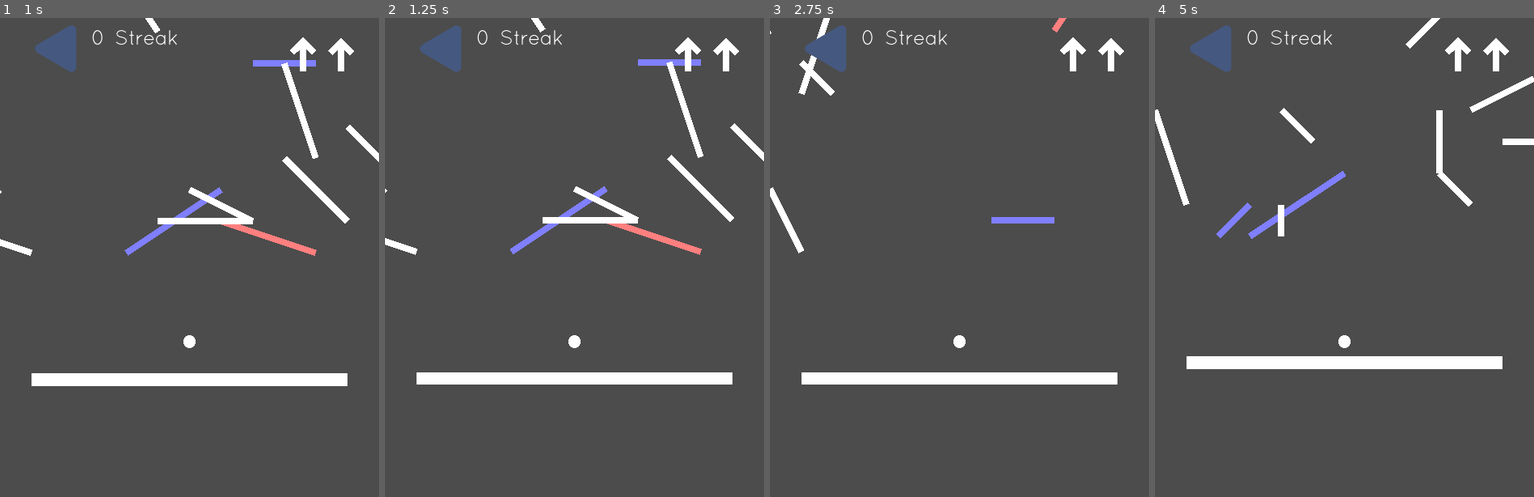
Above: before the commit, frames 1-4 (left to right).
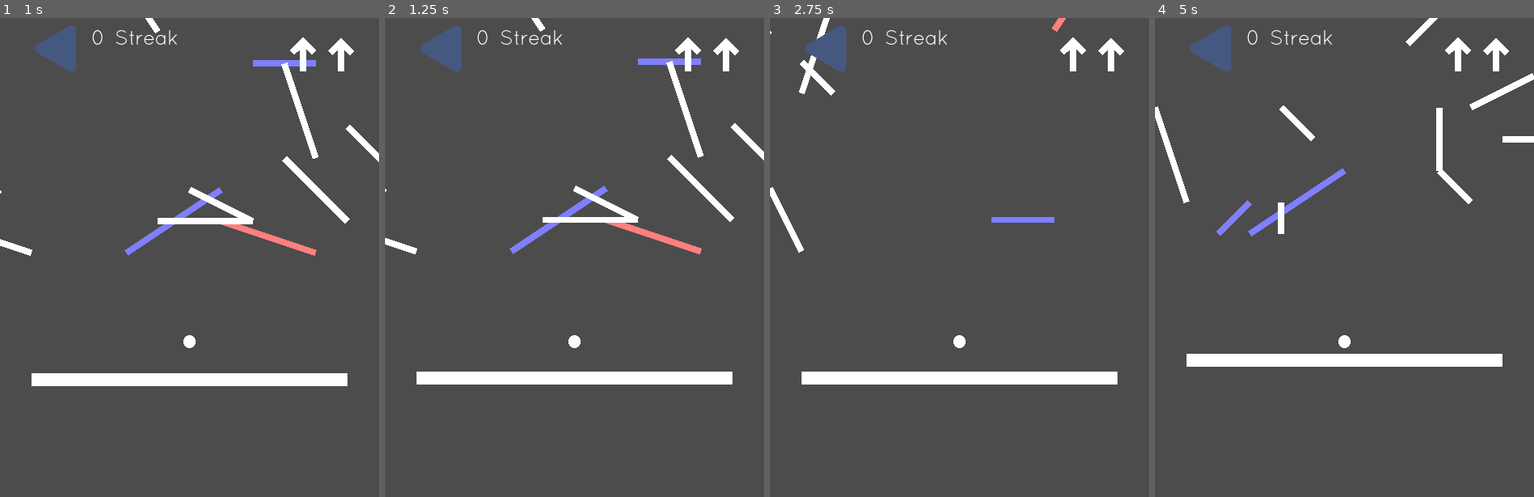
Above: after the commit, the same moments.

Repository: manglemix/Bola
Game: Godot game, scene res://levels/main_menu.tscn
Same seed, same stepped clock (60 frames per second), same inputs: the game is played once before the commit and once after it.
Inputs (mouse positions are in pixels of both pictures, inside the frame that each line leads up to):
- Up to frame 1 (1 s): click "PLAY" at 0.5 s
- Up to frame 2 (1.25 s): no input
- Up to frame 3 (2.75 s): click (826, 46) at 1.25 s; click "PLAY" at 2 s
- Up to frame 4 (5 s): move the mouse to (1427, 310) at 2.77 s; click (1427, 310) at 2.92 s; click (1427, 310) at 3.02 s; drag from (1268, 372) to (1325, 473) at 3.52 s; tap Enter at 4.25 s; move the mouse to (1382, 200) at 4.27 s; click (1382, 200) at 4.42 s

Frame 1 is identical in both runs. In frame 2, 0.4% of the frame differs, in the area x 0-100%, y 0-74%; in frame 3, 0.2%; in frame 4, 1.9%.

Commit message:
improved friction

Diff:
--- a/agents/bouncy_ball.gd
+++ b/agents/bouncy_ball.gd
@@ -4,7 +4,6 @@
 
 const MAX_COLLISIONS := 5
 const MAX_SPEED := 1500.0
-const BOUNCE_RESET_SPEED := 20.0
 
 signal not_landed(angle)
 signal landed
@@ -23,7 +22,7 @@
 export var bounce_modifier := 0.6
 export var drag_modifier := 0.00001
 export var mass := 1.0
-export var friction_decel := 300.0
+export var friction_decel := 500.0
 
 var jumping := false
 var jumping_vec: Vector2
@@ -111,24 +110,9 @@
 			bounce_vec *= factor
 			cancel_vec *= factor
 
-			if bounce_vec.length() <= BOUNCE_RESET_SPEED:
-				bounce_vec = Vector2.ZERO
-
 			result.collider.apply_impulse(result.position - result.collider.global_position, (cancel_vec + bounce_vec) * mass)
 
-		var zero_bounce := false
-		if bounce_vec.length() <= BOUNCE_RESET_SPEED:
-			bounce_vec = Vector2.ZERO
-			zero_bounce = true
-
 		linear_velocity -= bounce_vec + cancel_vec
-
-		if zero_bounce:
-			var step := friction_decel * delta
-			if linear_velocity.length() < step:
-				linear_velocity = Vector2.ZERO
-			else:
-				linear_velocity -= linear_velocity.normalized() * step
 
 		if not landed:
 			if abs((collision_normal_sum / collision_count).angle_to(Vector2.UP)) < deg2rad(max_floor_angle_degrees):
@@ -142,7 +126,9 @@
 
 		travel -= result.travel.length()
 
-	if collision_count > 0 and not landed:
+	if landed:
+		linear_velocity -= linear_velocity.normalized() * friction_decel * delta
+	elif collision_count > 0:
 		emit_signal("not_landed", abs((collision_normal_sum / collision_count).angle_to(Vector2.UP)))
 
 	var speed := linear_velocity.length()
